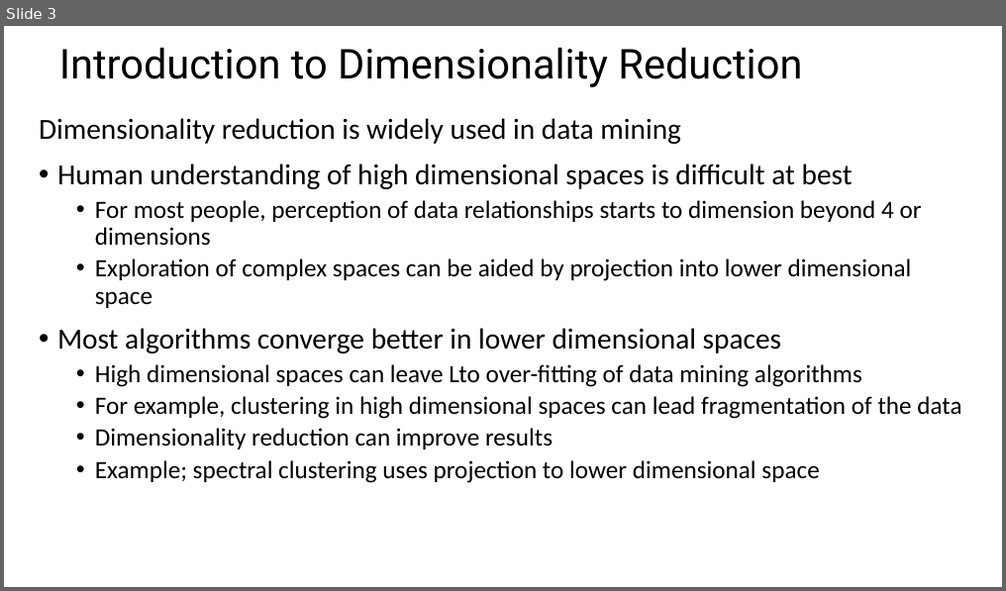
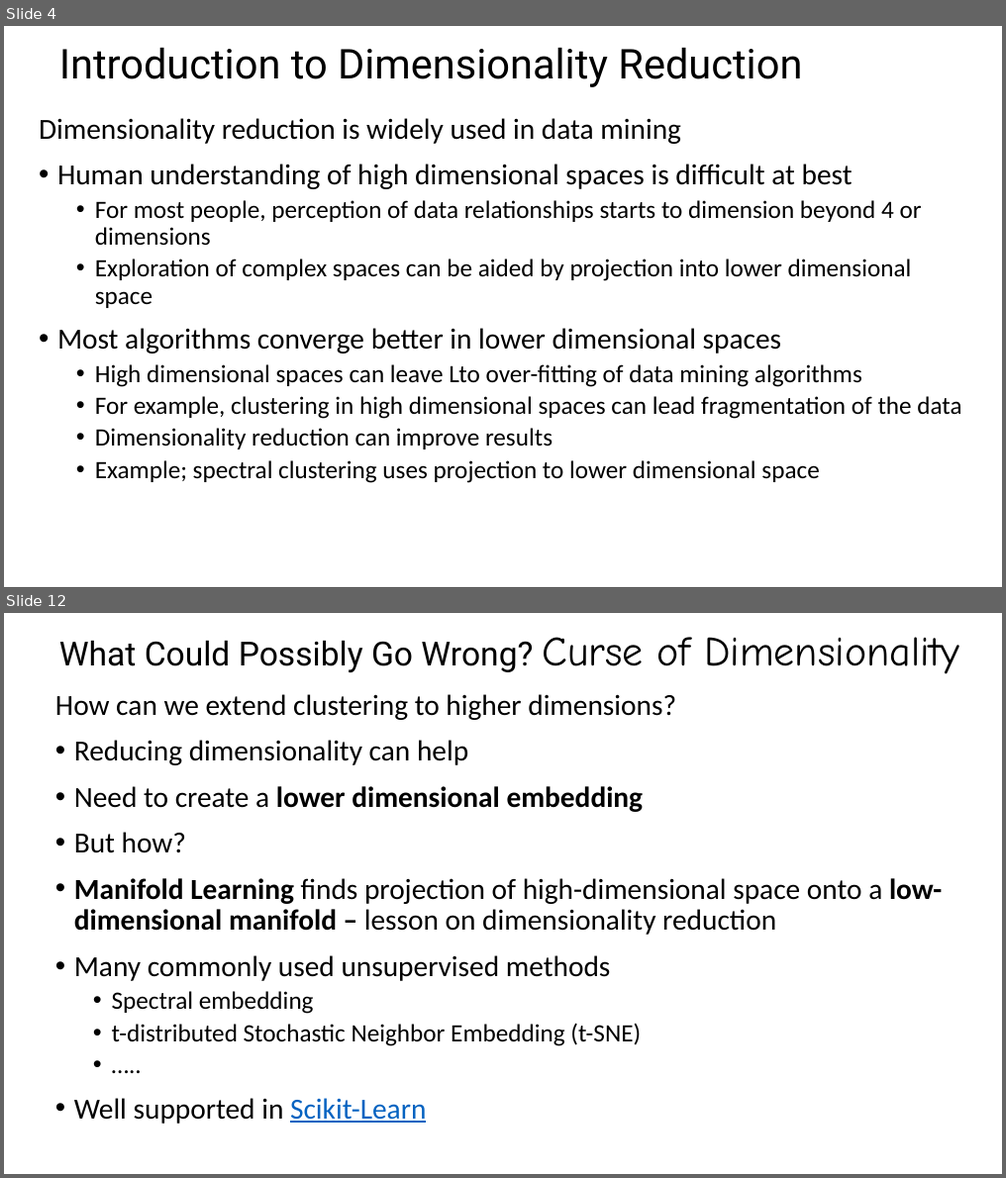
Before and after one commit to StephenElston/CSCI-E-108, a slide deck: slides/10_DimensionalityReduction_Part2.pptx. Shown one above the other, each under a label of ours: slide 3 before the commit, slides 4 and 12 after it; the slides between them are not shown. The pictures are 1006x591 and 1006x1178 pixels, drawn with LibreOffice and Linux fonts; fonts in the diff are those of the drawing. Boxes give left, top, right and bottom in pixels: in the first picture for what was removed or moved away, otherwise in the second. Text is boxed around its words. In the diff, an @@ line names an element or a change of style, - is before the commit and + after.

Commit message:
Added many new slides

```diff
--- a/slides/10_DimensionalityReduction_Part2.pptx
+++ b/slides/10_DimensionalityReduction_Part2.pptx
@@ slide 12 added at [4,613,1002,1174], background #FFFFFF @@
@@ title added at [59,637,959,674], 32 pt, text #000000 @@
+What Could Possibly Go Wrong? Curse of Dimensionality
@@ text added at [55,694,942,1124], 28 pt, text #000000 @@
+How can we extend clustering to higher dimensions?
+• Reducing dimensionality can help
+• Need to create a lower dimensional embedding
+• But how?
+• Manifold Learning finds projection of high-dimensional space onto a low-dimensional manifold – lesson on dimensionality reduction
+• Many commonly used unsupervised methods
+  • Spectral embedding
+  • t-distributed Stochastic Neighbor Embedding (t-SNE)
+  • …..
+• Well supported in Scikit-Learn
@@ what was slide 3 is now slide 4 @@
```
Also in this commit, not shown: 3 slides changed, 23 other slides added, 27 slides removed.
